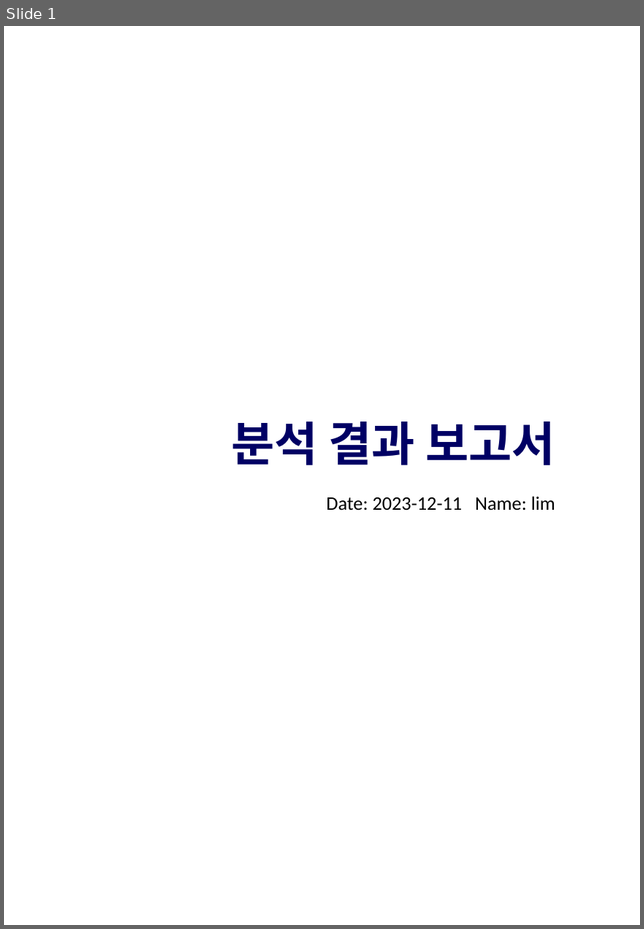
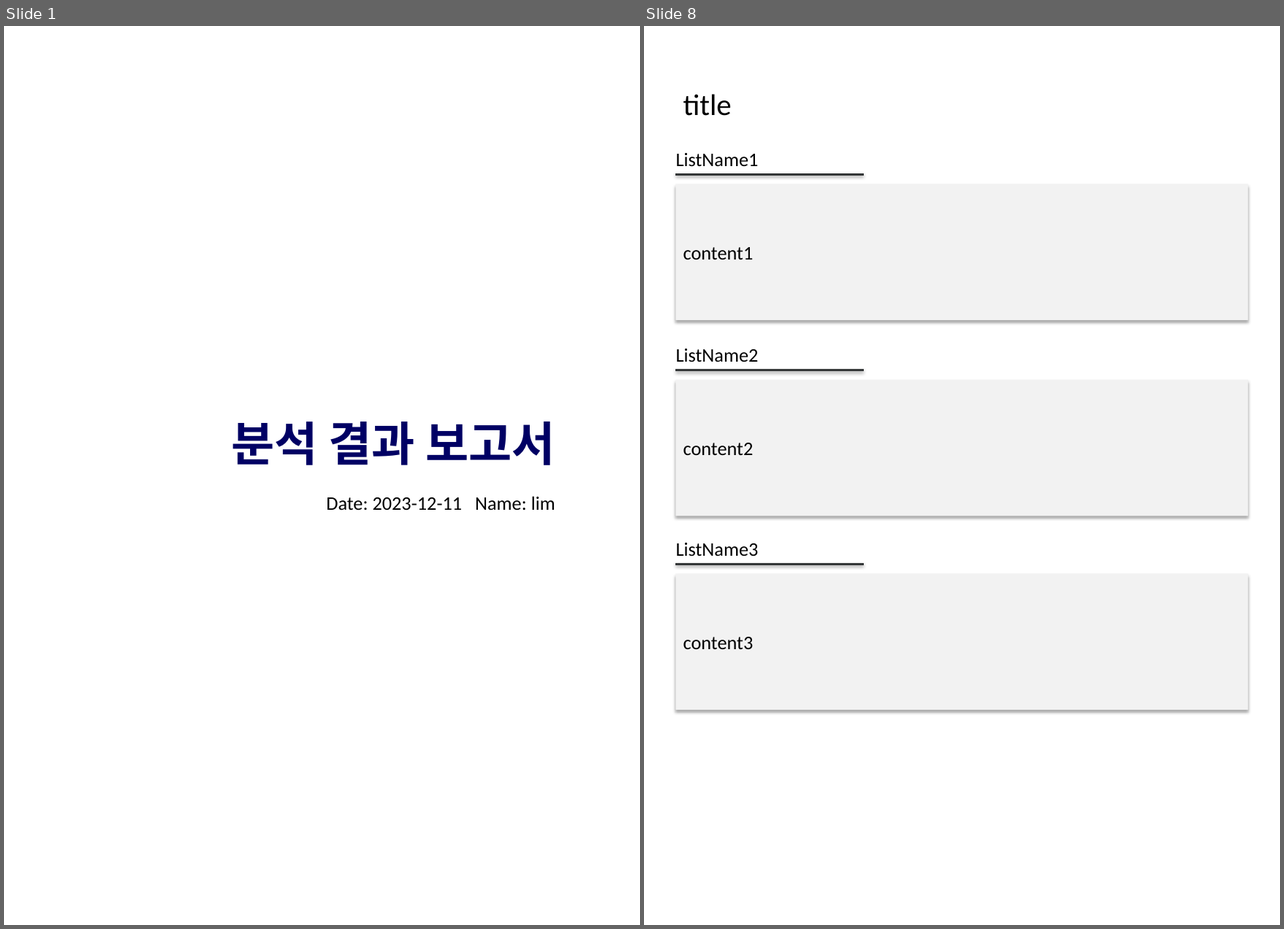
Before and after one commit to limsomi/BoB-bokgumagic, a slide deck: sample.pptx. Shown side by side, each under a label of ours: slide 1 before the commit, slides 1 and 8 after it; the slides between them are not shown. The pictures are 644x929 and 1284x929 pixels, drawn with LibreOffice and Linux fonts; fonts in the diff are those of the drawing; background and template pictures are left out. Boxes give left, top, right and bottom in pixels: in the first picture for what was removed or moved away, otherwise in the second. Text is boxed around its words. In the diff, an @@ line names an element or a change of style, - is before the commit and + after.

```diff
--- a/sample.pptx
+++ b/sample.pptx
@@ slide 8 added at [644,26,1280,925], background #FFFFFF @@
@@ text added at [683,94,732,116], 28 pt, text #000000 @@
+title
@@ text added at [676,153,759,167], 18 pt, text #000000 @@
+ListName1
@@ line added from (675, 174) to (863, 174), #343738 2 pt @@
@@ rectangle added at [675,184,1248,319], fill #F2F2F2, 18 pt, text #000000 @@
+content1
@@ text added at [676,349,759,363], 18 pt, text #000000 @@
+ListName2
@@ line added from (675, 371) to (863, 371), #343738 2 pt @@
@@ rectangle added at [675,379,1248,516], fill #F2F2F2, 18 pt, text #000000 @@
+content2
@@ text added at [676,543,759,557], 18 pt, text #000000 @@
+ListName3
@@ line added from (675, 564) to (863, 564), #343738 2 pt @@
@@ rectangle added at [675,574,1248,709], fill #F2F2F2, 18 pt, text #000000 @@
+content3
```
Also in this commit, not shown: 11 other slides added, 6 slides removed, 9 other files.
